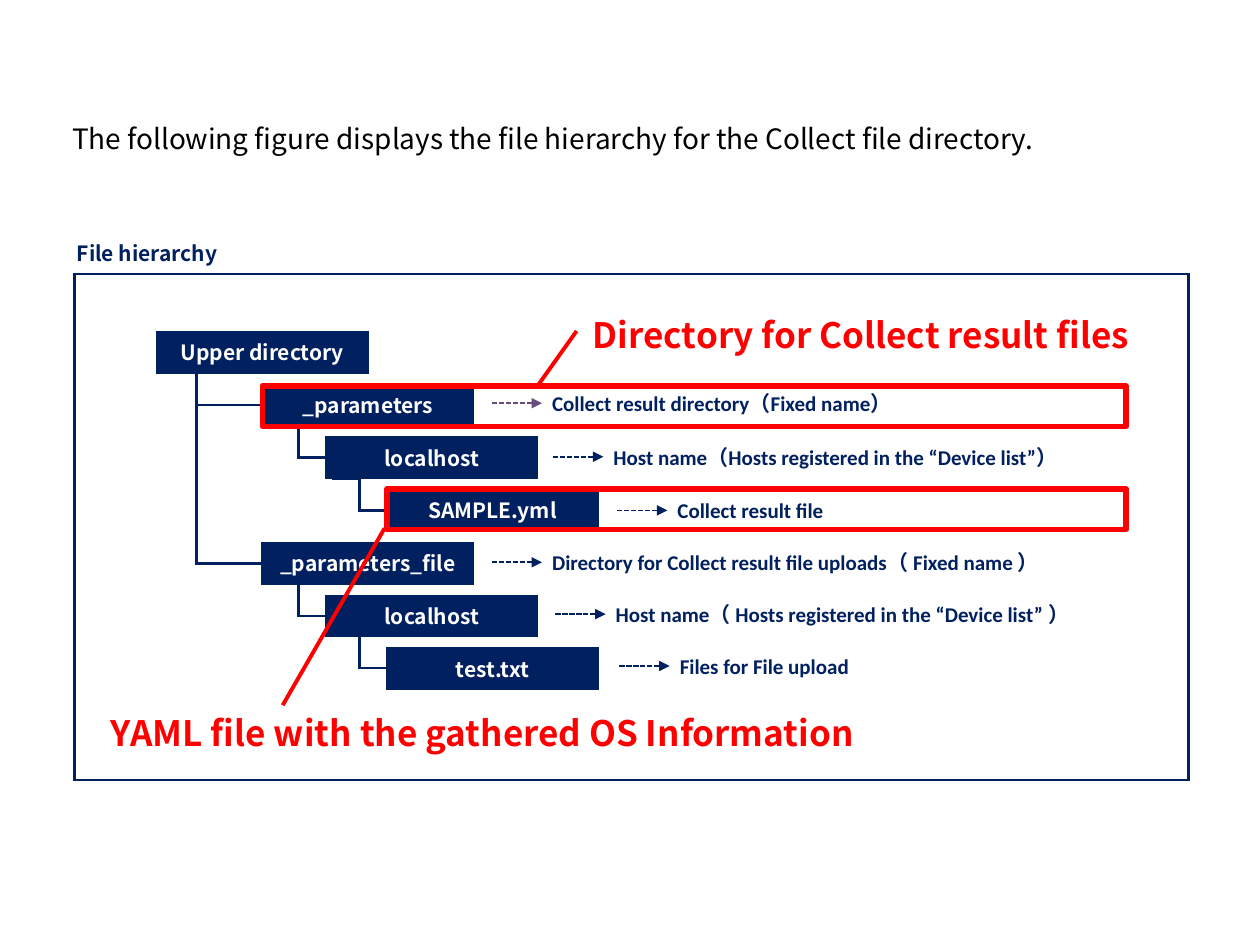
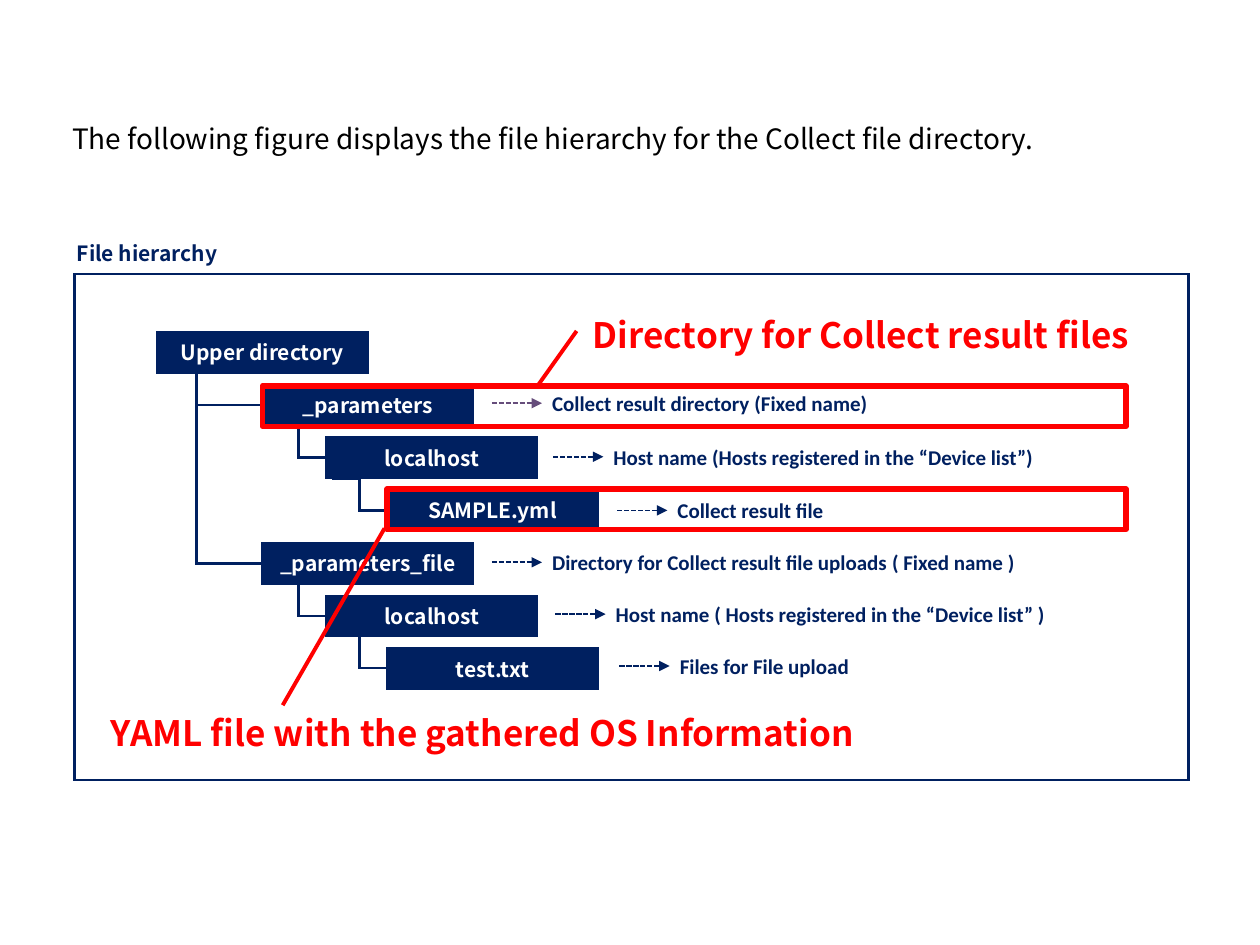
Before and after one commit to exastro-suite/it-automation-docs, a slide deck: slide 18 of asset/Learn/ITA-collect-compare_practice_en.pptx (slide 17 before the commit). Drawn at 1260x945 pixels with LibreOffice and Linux fonts; fonts in the diff are those of the drawing; background and template pictures are left out. Boxes give left, top, right and bottom in pixels: in the first picture for what was removed or moved away, otherwise in the second. Text is boxed around its words. In the diff, an @@ line names an element or a change of style, - is before the commit and + after.

```diff
--- a/asset/Learn/ITA-collect-compare_practice_en.pptx
+++ b/asset/Learn/ITA-collect-compare_practice_en.pptx
@@ text at (552, 395, 867, 415): text changed @@
-Collect result directory（Fixed name）
+Collect result directory (Fixed name)
@@ text at (613, 449, 1033, 469): text changed @@
-Host name（Hosts registered in the “Device list”）
+Host name (Hosts registered in the “Device list”)
@@ text at (552, 555, 1003, 574): text changed @@
-Directory for Collect result file uploads（ Fixed name ）
+Directory for Collect result file uploads ( Fixed name )
@@ text at (616, 606, 1033, 626): text changed @@
-Host name（ Hosts registered in the “Device list” ）
+Host name ( Hosts registered in the “Device list” )
```
Also in this commit, not shown: 64 other slides changed, 2 slides added, 11 other files.
